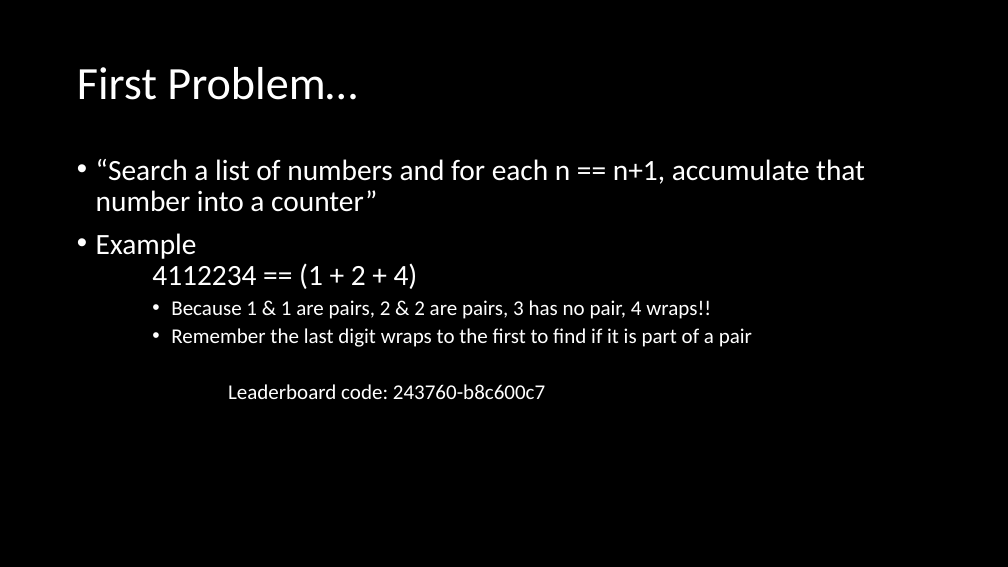
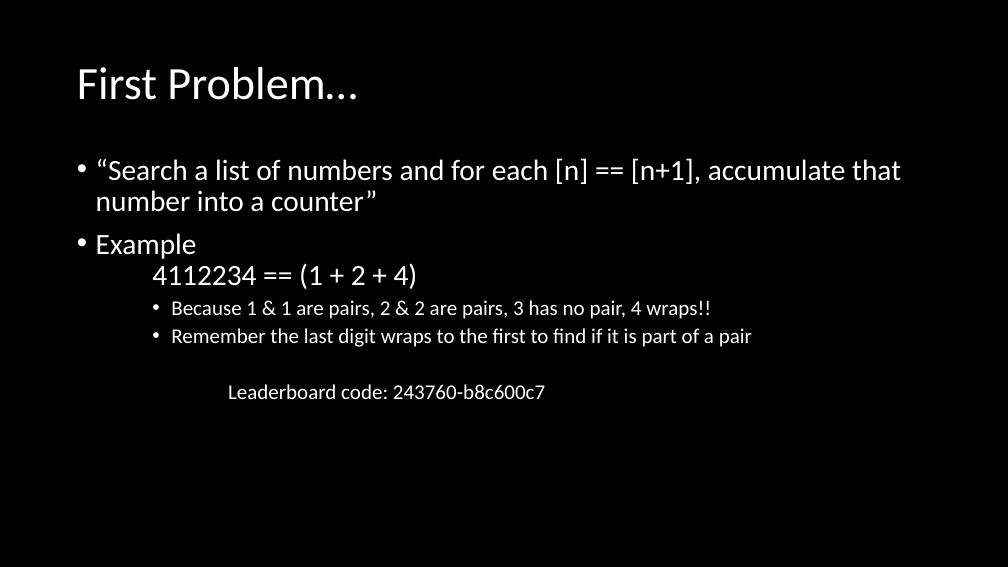
Before and after one commit to YorkCodeDojo/AdventOfCode, a slide deck: slide 5 of AdventOfCode.pptx. Drawn at 1008x567 pixels with LibreOffice and Linux fonts; fonts in the diff are those of the drawing. Boxes give left, top, right and bottom in pixels: in the first picture for what was removed or moved away, otherwise in the second. Text is boxed around its words. In the diff, an @@ line names an element or a change of style, - is before the commit and + after.

Commit message:
Fix typo

```diff
--- a/AdventOfCode.pptx
+++ b/AdventOfCode.pptx
@@ text at (x1=96, y1=158, x2=901, y2=212): text changed @@
-• “Search a list of numbers and for each n == n+1, accumulate that number into a counter”
+• “Search a list of numbers and for each [n] == [n+1], accumulate that number into a counter”
```
